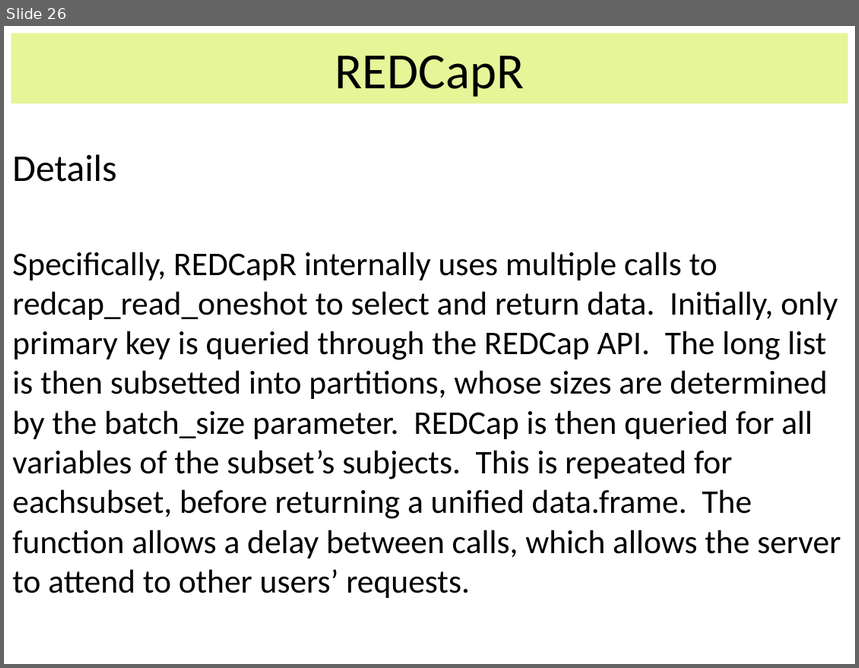
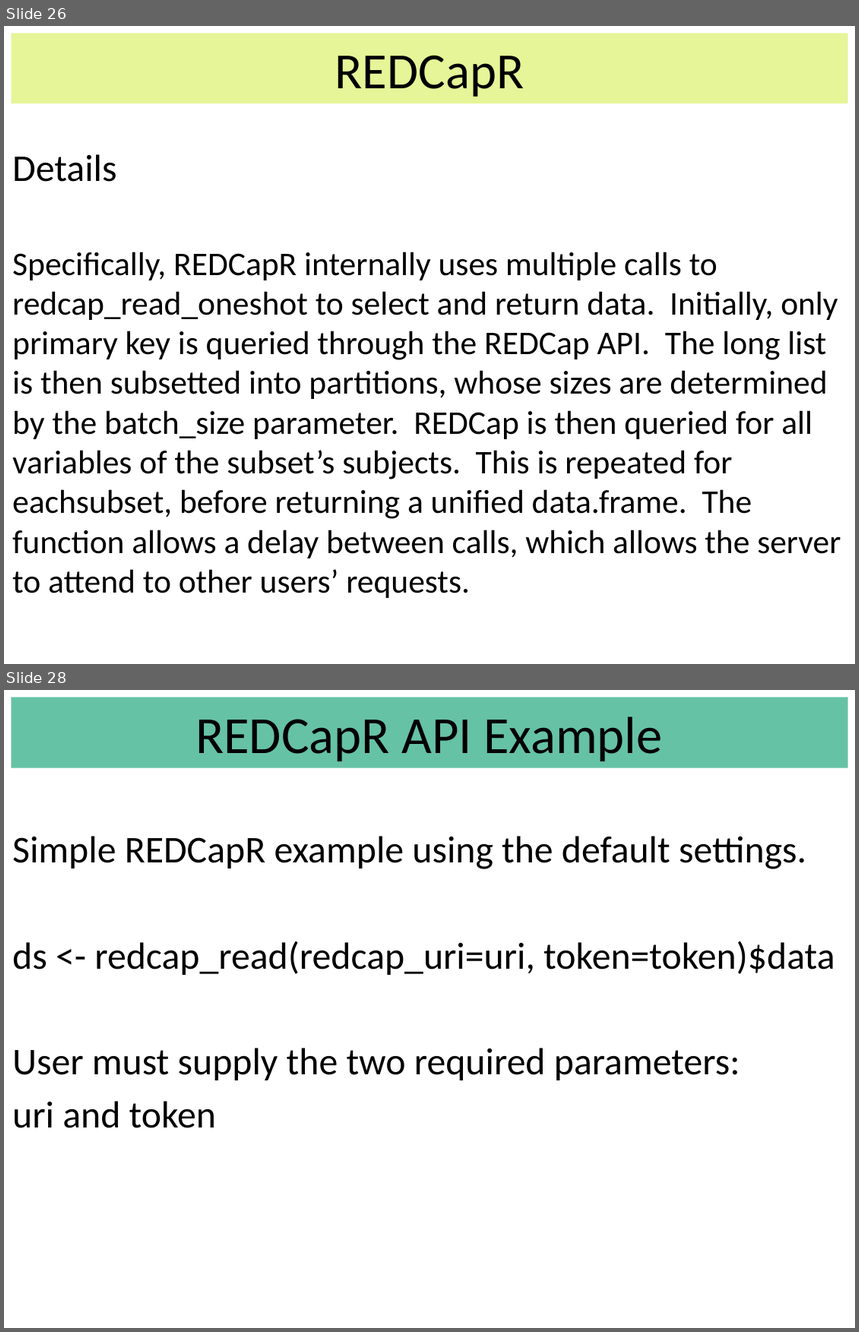
Before and after one commit to OuhscBbmc/RedcapExamplesAndPatterns, a slide deck: Publications/Presentation2014-04-07-MIECHV Paper Discussion/REDCapR.pptx. Shown one above the other, each under a label of ours: slide 26 before the commit, slides 26 and 28 after it; the slides between them are not shown. The pictures are 859x668 and 859x1332 pixels, drawn with LibreOffice and Linux fonts; fonts in the diff are those of the drawing. Boxes give left, top, right and bottom in pixels: in the first picture for what was removed or moved away, otherwise in the second. Text is boxed around its words. In the diff, an @@ line names an element or a change of style, - is before the commit and + after.

```diff
--- a/Publications/Presentation2014-04-07-MIECHV Paper Discussion/REDCapR.pptx
+++ b/Publications/Presentation2014-04-07-MIECHV Paper Discussion/REDCapR.pptx
@@ slide 28 added at [4, 690, 855, 1328], background #FFFFFF @@
@@ title added at [11, 697, 848, 768], fill #66C2A5, 44.1 pt, text #000000 @@
+REDCapR API Example
@@ text added at [12, 836, 835, 1129], 32 pt, text #000000 @@
+Simple REDCapR example using the default settings.
+ds <- redcap_read(redcap_uri=uri, token=token)$data
+User must supply the two required parameters:
+uri and token
```
Also in this commit, not shown: 16 slides changed, 2 other slides added.
